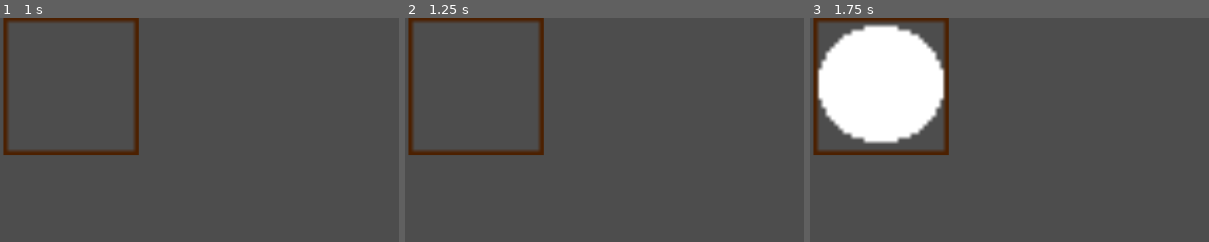
Above: before the commit, frames 1-3 (left to right).
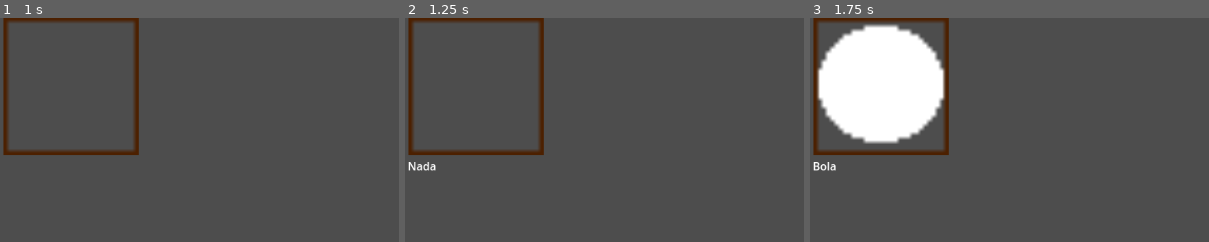
Above: after the commit, the same moments.

Repository: DanielKuhnDeAraujo/OutOfTime
Game: Godot game, scene res://secenes/jogo.tscn
Same seed, same stepped clock (60 frames per second), same inputs: the game is played once before the commit and once after it. The engine's default icon, where the game draws it, is replaced by a stand-in: a white triangle on a blue panel in a dark square.
Inputs:
- Up to frame 1 (1 s): tap Enter (ui_accept) at 0.5, 0.77 s; hold Right (ui_right) from 0.53 s (still down); hold X (instanciar) from 0.53 s (still down); tap Z (pegar) at 0.8 s
- Up to frame 2 (1.25 s): keep holding Right (ui_right); keep holding X (instanciar); tap Enter (ui_accept) at 1.07 s
- Up to frame 3 (1.75 s): keep holding Right (ui_right); release X (instanciar) at 1.28 s; tap Z (pegar) at 1.35 s; tap Enter (ui_accept) at 1.52 s; tap V (futuro, bound only after the commit) at 1.55 s
The pictures show only the part of the screen within x 0-50%, y 0-50%; the shares and areas given below are measured in that part.

Frame 1 is identical in both runs. In frame 2, 0.2% of the frame differs, in the area x 0-8%, y 64-69%; in frame 3, 0.2%.
Error before the commit: Invalid access to property or key 'pegavel' on a base object of type 'CharacterBody2D (player.gd)'. (res://scripts/player.gd:53)
Error after the commit: Invalid access to property or key 'pegavel' on a base object of type 'CharacterBody2D (player.gd)'. (res://scripts/player.gd:61)

Commit message:
mais um tanto n sei o q foi no último

Diff:
--- a/project.godot
+++ b/project.godot
@@ -27,6 +27,16 @@
 "events": [Object(InputEventKey,"resource_local_to_scene":false,"resource_name":"","device":-1,"window_id":0,"alt_press …(192 unchanged characters)…
 ]
 }
+passado={
+"deadzone": 0.2,
+"events": [Object(InputEventKey,"resource_local_to_scene":false,"resource_name":"","device":-1,"window_id":0,"alt_pressed":false,"shift_pressed":false,"ctrl_pressed":false,"meta_pressed":false,"pressed":false,"keycode":0,"physical_keycode":67,"key_label":0,"unicode":99,"location":0,"echo":false,"script":null)
+]
+}
+futuro={
+"deadzone": 0.2,
+"events": [Object(InputEventKey,"resource_local_to_scene":false,"resource_name":"","device":-1,"window_id":0,"alt_pressed":false,"shift_pressed":false,"ctrl_pressed":false,"meta_pressed":false,"pressed":false,"keycode":0,"physical_keycode":86,"key_label":0,"unicode":118,"location":0,"echo":false,"script":null)
+]
+}
 
 [rendering]
 
--- a/scripts/player.gd
+++ b/scripts/player.gd
@@ -3,13 +3,14 @@
 @onready var pegar_timer: Timer = $pegar_timer
 @onready var animated_sprite_2d_2: AnimatedSprite2D = $AnimatedSprite2D2
 @onready var SpriteInventario = get_parent().get_node("SpriteInventario")
+@onready var label = get_parent().get_node("Nome")
 
 var ItemGuardadoCena
 var ItemGuardadoSprite
 var ItemGuardadoIdade
 var ItemGuardadoNome
 var guardado  = false
-
+var viajando = false
 var direction
 const SPEED = 300.0
 const JUMP_VELOCITY = -400.0
@@ -19,27 +20,34 @@
 
 func _physics_process(delta: float) -> void:
 	# Add the gravity.
-	if not is_on_floor():
-		velocity += get_gravity() * delta
-	# Handle jump.
-	if Input.is_action_just_pressed("ui_accept") and is_on_floor():
-		velocity.y = JUMP_VELOCITY
+	if not viajando :
+		if not is_on_floor():
+			velocity += get_gravity() * delta
+		# Handle jump.
+		if Input.is_action_just_pressed("ui_accept") and is_on_floor():
+			velocity.y = JUMP_VELOCITY
 
-	# Get the input direction and handle the movement/deceleration.
-	# As good practice, you should replace UI actions with custom gameplay actions.
-	direction = Input.get_axis("ui_left", "ui_right")
-	if direction:
-		velocity.x = direction * SPEED
-		animated_sprite_2d_2.position.x = 47*direction
-		area_2d.position.x=47*direction
-	else:
-		velocity.x = move_toward(velocity.x, 0, SPEED)
+		# Get the input direction and handle the movement/deceleration.
+		# As good practice, you should replace UI actions with custom gameplay actions.
+		direction = Input.get_axis("ui_left", "ui_right")
+		if direction:
+			velocity.x = direction * SPEED
+			animated_sprite_2d_2.position.x = 47*direction
+			area_2d.position.x=47*direction
+		else:
+			velocity.x = move_toward(velocity.x, 0, SPEED)
 
-	move_and_slide()
-	if Input.is_action_pressed("pegar") and not guardado :
-		pegar()
-	if Input.is_action_pressed("instanciar") and guardado :
-		instanciar()
+		move_and_slide()
+		if Input.is_action_pressed("pegar") and not guardado :
+			pegar()
+		if Input.is_action_pressed("instanciar") and guardado :
+			instanciar()
+		if Input.is_action_pressed("futuro") :
+			get_parent().futuro()
+			viajando = true
+		if Input.is_action_pressed("passado") :
+			get_parent().passado()
+			viajando = true
 func pegar() :
 	pegar_timer.start()
 	area_2d.monitoring = true
@@ -57,6 +65,7 @@
 		ItemGuardadoSprite = body.Sprite
 		body.queue_free()
 		SpriteInventario.texture = ItemGuardadoSprite
+		label.text = ItemGuardadoNome
 		guardado= true
 func instanciar() :
 	var obejto = load(ItemGuardadoCena).instantiate()
@@ -64,4 +73,5 @@
 	obejto.global_position.x += 50*direction
 	get_tree().root.get_child(0).add_child(obejto)
 	SpriteInventario.texture = null
+	label.text = "Nada"
 	guardado = false
--- a/secenes/jogo.tscn
+++ b/secenes/jogo.tscn
@@ -39,3 +39,9 @@
 position = Vector2(-473.5, -225.5)
 scale = Vector2(6.0937505, 6.21875)
 texture = ExtResource("4_1gnu7")
+
+[node name="Nome" type="Label" parent="."]
+offset_left = -572.0
+offset_top = -122.0
+offset_right = -382.0
+offset_bottom = -69.0
